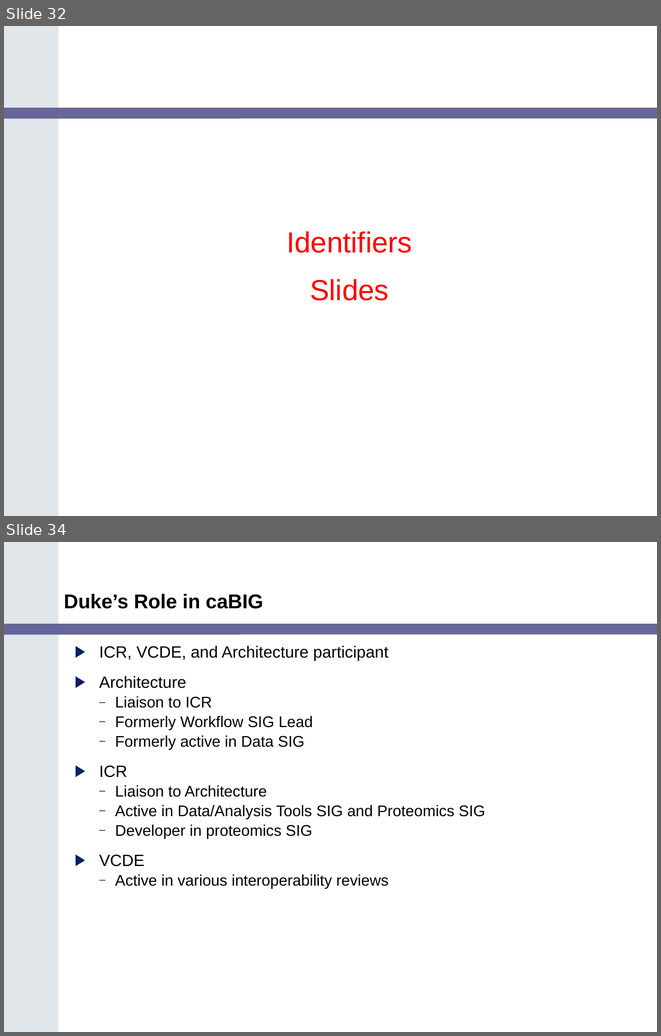
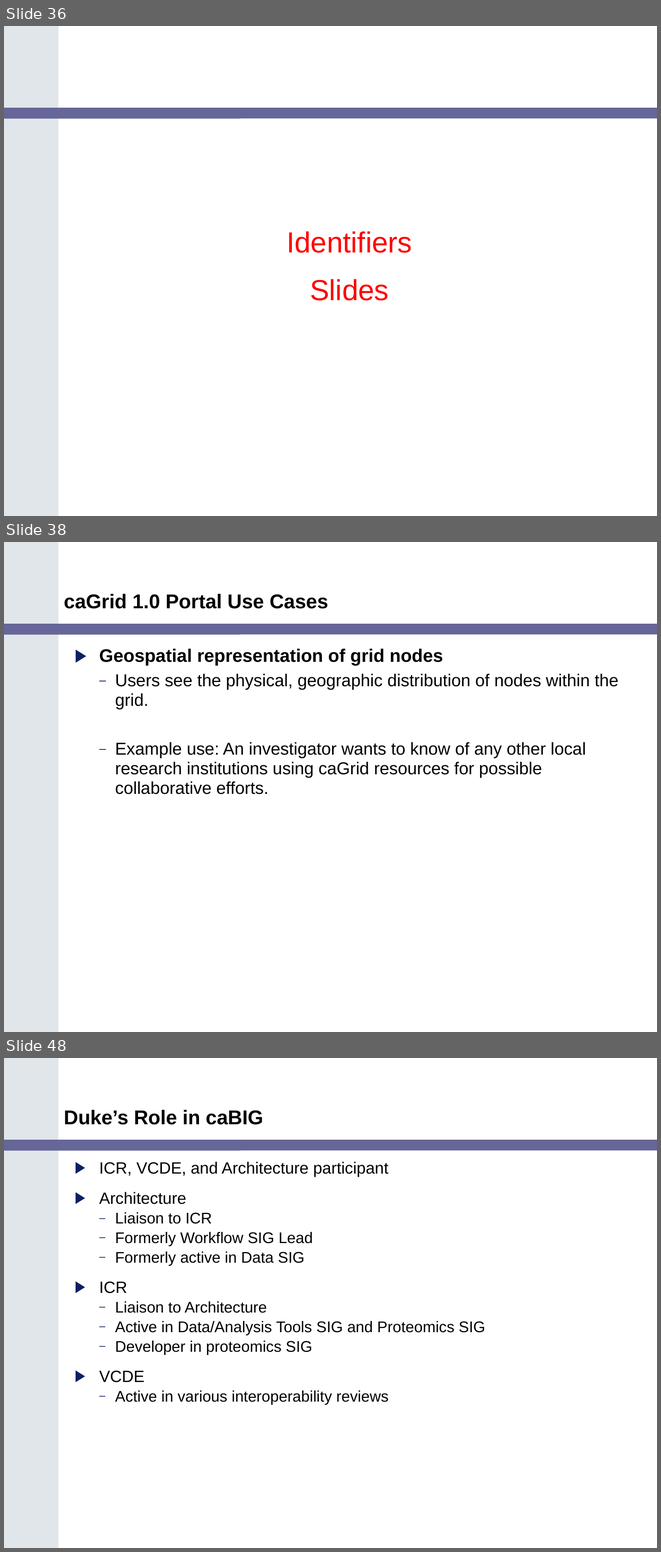
Before and after one commit to NCIP/cagrid-docs, a slide deck: presentations/200602_VCDE_ARCH/caGrid_Update_Arch_VCDE_Feb1.ppt. Shown one above the other, each under a label of ours: slides 32 and 34 before the commit, slides 36, 38 and 48 after it; the slides between them are not shown. The pictures are 661x1036 and 661x1552 pixels, drawn with LibreOffice and Linux fonts; fonts in the diff are those of the drawing; background and template pictures are left out. Boxes give left, top, right and bottom in pixels: in the first picture for what was removed or moved away, otherwise in the second. Text is boxed around its words. In the diff, an @@ line names an element or a change of style, - is before the commit and + after.

```diff
--- a/presentations/200602_VCDE_ARCH/caGrid_Update_Arch_VCDE_Feb1.ppt
+++ b/presentations/200602_VCDE_ARCH/caGrid_Update_Arch_VCDE_Feb1.ppt
@@ slide 38 added at [4,542,657,1032], background #FFFFFF; not listed: 2 template elements that a slide beside it also shows @@
@@ title added at [64,593,328,609], 22 pt, text #000000, bold @@
+caGrid 1.0 Portal Use Cases
@@ text added at [99,649,618,794], 19 pt, text #000000 @@
+▶ Geospatial representation of grid nodes
+  – Users see the physical, geographic distribution of nodes within the grid.
+  – Example use: An investigator wants to know of any other local research institutions using caGrid resources for possible collaborative efforts.
@@ what was slide 32 is now slide 36 @@
@@ what was slide 34 is now slide 48 @@
```
Also in this commit, not shown: 15 other slides added, 2 slides removed.
